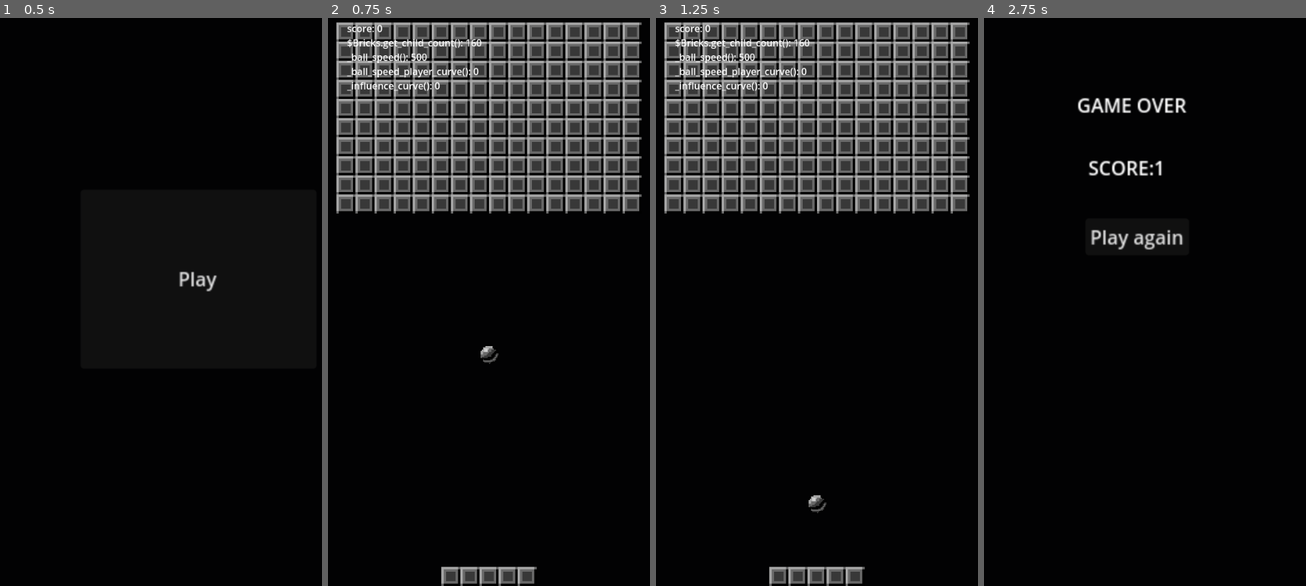
Above: before the commit, frames 1-4 (left to right).
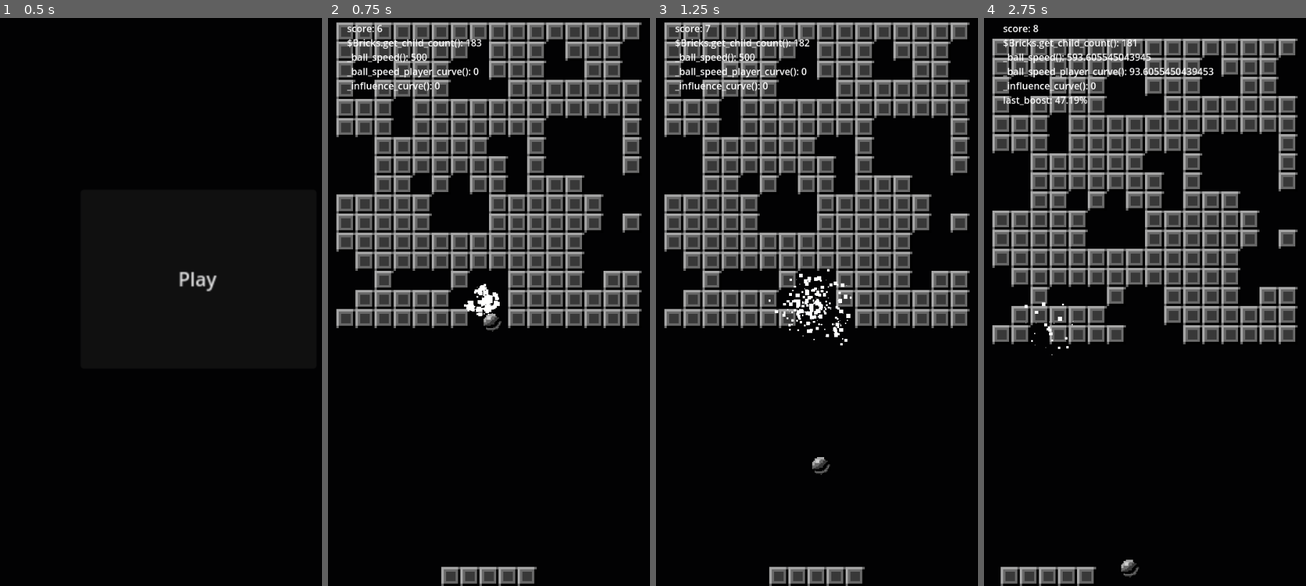
Above: after the commit, the same moments.

Repository: arunas-cesonis/pingpong2
Game: Godot game, scene res://main.tscn
The game is run twice, just before and just after one commit, with the same random seed, the same clock (stepped at 60 frames per second) and the same inputs.
Inputs:
- Up to frame 1 (0.5 s): no input
- Up to frame 2 (0.75 s): click "Play" at 0.5 s
- Up to frame 3 (1.25 s): no input
- Up to frame 4 (2.75 s): hold D (MoveRight) 1.28-2.03 s; tap F (Boost) at 1.35, 2.1 s; hold A (MoveLeft) from 2.03 s (still down)

Frame 1 is identical in both runs. In frame 2, 20% of the frame differs, in the area x 2-98%, y 1-61%; in frame 3, 21%; in frame 4, 32%, in the area x 2-98%, y 1-100%.

Commit message:
Generate by texture

Diff:
--- a/bricks.gd
+++ b/bricks.gd
@@ -2,17 +2,22 @@
 
 const BrickTscn = preload("res://brick.tscn")
 const Brick = preload("res://brick.gd")
+const GenTexture = preload("res://gen_texture.png")
 
 var bricks_w := 16
-var bricks_h := 10
+var bricks_h := 16
 var top_offset := 16
 var brick_rect := Rect2()
+var image := GenTexture.get_image()
 
 const SCROLL_TIME := 0.2
 const SCROLL_SPAWN_TIME := 1.0
 const SCROLL_WAIT := 2.0
 
 var scroll_amount := Vector2.ZERO
+
+func _init() -> void:
+	image.resize(bricks_w, bricks_h, Image.INTERPOLATE_NEAREST)
 
 func _create_brick(x: int, y: int) -> Brick:
 	var bricks_width := bricks_w * brick_rect.size.x
@@ -29,7 +34,9 @@
 	scroll_amount = Vector2(0.0, brick_rect.size.y)
 	for y in range(bricks_h):
 		for x in range(bricks_w):
-			add_child(_create_brick(x, y))
+			var pixel := image.get_pixel(x, y)
+			if pixel != Color.BLACK:
+				add_child(_create_brick(x, y))
 
 func _scroll_interval() -> void:
 	for child in get_children():
Binary file added: gen_texture.png
Not shown, added: gen_texture.png.import
